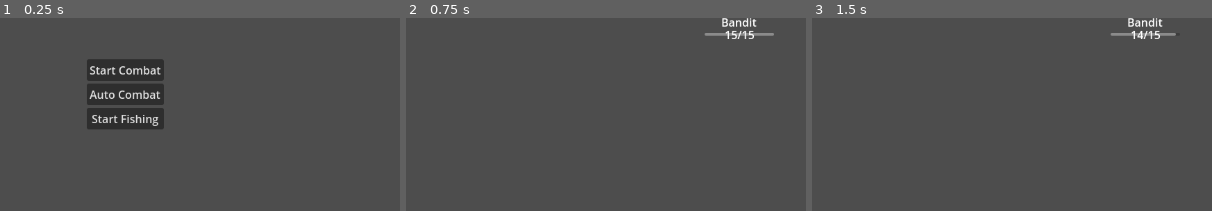
Above: before the commit, frames 1-3 (left to right).
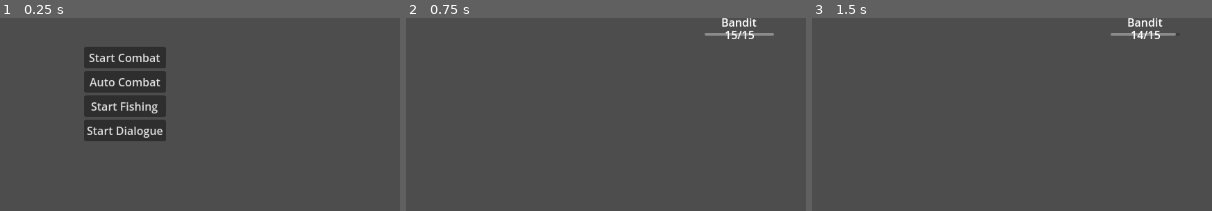
Above: after the commit, the same moments.

Repository: mabanana/sloth
Game: Godot game, scene res://main.tscn
Two runs of this game, one before a commit and one after it. Both use one fixed random seed, a clock stepped at 60 frames per second and the inputs below.
Inputs:
- Up to frame 1 (0.25 s): no input
- Up to frame 2 (0.75 s): click "Start Combat" at 0.5 s
- Up to frame 3 (1.5 s): click "Auto" at 1.25 s
The pictures show only the part of the screen within x 34-84%, y 39-88%; the shares and areas given below are measured in that part.

The runs differ from the first frame. In frame 1, 5.2% of the frame differs, in the area x 21-42%, y 15-64%; in frame 2, nothing differs; in frame 3, nothing differs.

Commit message:
Add dialogue to main

Diff:
--- a/Dialogue/dialogue_controller.gd
+++ b/Dialogue/dialogue_controller.gd
@@ -1,25 +1,32 @@
 extends Control
 class_name DialogueController
+
+var main: Main
 
 var dialogue_tree: Dictionary
 var current_node: Dictionary
 var json_parser: JsonParser
+var input_handler: InputHandler
+var json_path: String
 
 @export var text_label: Label
 @export var speaker_label: Label
+@export var end_label: Label
 
 # Called when the node enters the scene tree for the first time.
 func _ready():
-	json_parser = JsonParser.new()
-	dialogue_tree = json_parser.load_json("res://Dialogue/test_dialogue.json")
-	start()
-	get_tree().create_timer(2).timeout.connect(func(): next_node(0))
+	json_parser = main.json_parser
+	input_handler = main.input_handler
 
-# Called every frame. 'delta' is the elapsed time since the previous frame.
-func _process(delta):
-	pass
+func _input(event):
+	var result: Dictionary = input_handler.handle_input(event)
+	if result:
+		if result.context == InputHandler.Context.key_pressed or result.context == InputHandler.Context.mouse_pressed:
+			next_node()
 
-func start():
+func start(json_path):
+	show()
+	dialogue_tree = json_parser.load_json(json_path)
 	if dialogue_tree and dialogue_tree["nodes"]["start"]:
 		current_node = dialogue_tree["nodes"]["start"]
 	_update()
@@ -27,6 +34,7 @@
 func _update():
 	text_label.text = current_node["text"]
 	speaker_label.text = current_node["speaker"]
+	end_label.visible = !len(current_node.choices)
 
 func next_node(index = 0):
 	if current_node:
@@ -34,7 +42,7 @@
 			var next_node = current_node["choices"][index]
 			current_node = dialogue_tree["nodes"][next_node]
 			_update()
-			get_tree().create_timer(2).timeout.connect(func(): next_node(0))
 		else:
 			current_node = {}
 			print("DialogueController: dialogue ended.")
+			hide()
--- a/Dialogue/dialogue_controller.tscn
+++ b/Dialogue/dialogue_controller.tscn
@@ -7,7 +7,7 @@
 atlas = ExtResource("2_cltnh")
 region = Rect2(0, 0, 16, 16)
 
-[node name="DialogueController" type="Control" node_paths=PackedStringArray("text_label", "speaker_label")]
+[node name="DialogueController" type="Control" node_paths=PackedStringArray("text_label", "speaker_label", "end_label")]
 layout_mode = 3
 anchors_preset = 15
 anchor_right = 1.0
@@ -17,6 +17,15 @@
 script = ExtResource("1_kbxpl")
 text_label = NodePath("PanelContainer/MarginContainer/VBoxContainer/HBoxContainer/HBoxContainer/ScrollContainer/TextLabel")
 speaker_label = NodePath("PanelContainer/MarginContainer/VBoxContainer/HBoxContainer/VBoxContainer/PanelContainer/SpeakerLabel")
+end_label = NodePath("PanelContainer/MarginContainer/VBoxContainer/HBoxContainer/HBoxContainer/EndLabel")
+
+[node name="Panel" type="Panel" parent="."]
+layout_mode = 1
+anchors_preset = 15
+anchor_right = 1.0
+anchor_bottom = 1.0
+grow_horizontal = 2
+grow_vertical = 2
 
 [node name="PanelContainer" type="PanelContainer" parent="."]
 custom_minimum_size = Vector2(300, 0)
@@ -87,3 +96,8 @@
 size_flags_vertical = 3
 text = "Text Text Text Text Text Text Text Text Text Text Text Text Text Text Text Text Text Text Text Text Text Text T …(1090 unchanged characters)…
 autowrap_mode = 2
+
+[node name="EndLabel" type="Label" parent="PanelContainer/MarginContainer/VBoxContainer/HBoxContainer/HBoxContainer"]
+layout_mode = 2
+text = "Click to Continue..."
+horizontal_alignment = 2
--- a/main.gd
+++ b/main.gd
@@ -2,6 +2,8 @@
 class_name Main
 
 var input_handler: InputHandler = InputHandler.new()
+var json_parser: JsonParser = JsonParser.new()
+var dialog_controller: DialogueController
 var current_scene: Node2D
 var main_menu: Control
 var wins = 0
@@ -16,6 +18,7 @@
 
 # Called when the node enters the scene tree for the first time.
 func _ready():
+	init_dialogue_controller()
 	main_menu = %Control
 	%StartCombat.pressed.connect(start_combat)
 	%AutoCombat.pressed.connect(func():
@@ -25,6 +28,10 @@
 	%StartFishing.pressed.connect(func():
 		start_scene(Scene.FISHING)
 	)
+	%StartDialogue.pressed.connect(func():
+		dialog_controller.start("res://Dialogue/test_dialogue.json")
+	)
+
 
 # Called every frame. 'delta' is the elapsed time since the previous frame.
 func _process(delta):
@@ -58,3 +65,10 @@
 	add_child(current_scene)
 	if %AutoCheck.button_pressed and scene == Scene.COMBAT:
 		current_scene.auto_toggle.button_pressed = true
+
+func init_dialogue_controller():
+	if not dialog_controller:
+		dialog_controller = load("res://Dialogue/dialogue_controller.tscn").instantiate()
+		dialog_controller.main = self
+		dialog_controller.hide()
+		canvas_layer.add_child(dialog_controller)
--- a/main.tscn
+++ b/main.tscn
@@ -16,6 +16,7 @@
 anchor_bottom = 1.0
 grow_horizontal = 2
 grow_vertical = 2
+mouse_filter = 2
 
 [node name="VBoxContainer" type="VBoxContainer" parent="CanvasLayer/Control"]
 layout_mode = 1
@@ -47,6 +48,11 @@
 layout_mode = 2
 text = "Start Fishing"
 
+[node name="StartDialogue" type="Button" parent="CanvasLayer/Control/VBoxContainer"]
+unique_name_in_owner = true
+layout_mode = 2
+text = "Start Dialogue"
+
 [node name="WinLoss" type="Label" parent="CanvasLayer/Control"]
 unique_name_in_owner = true
 layout_mode = 0
